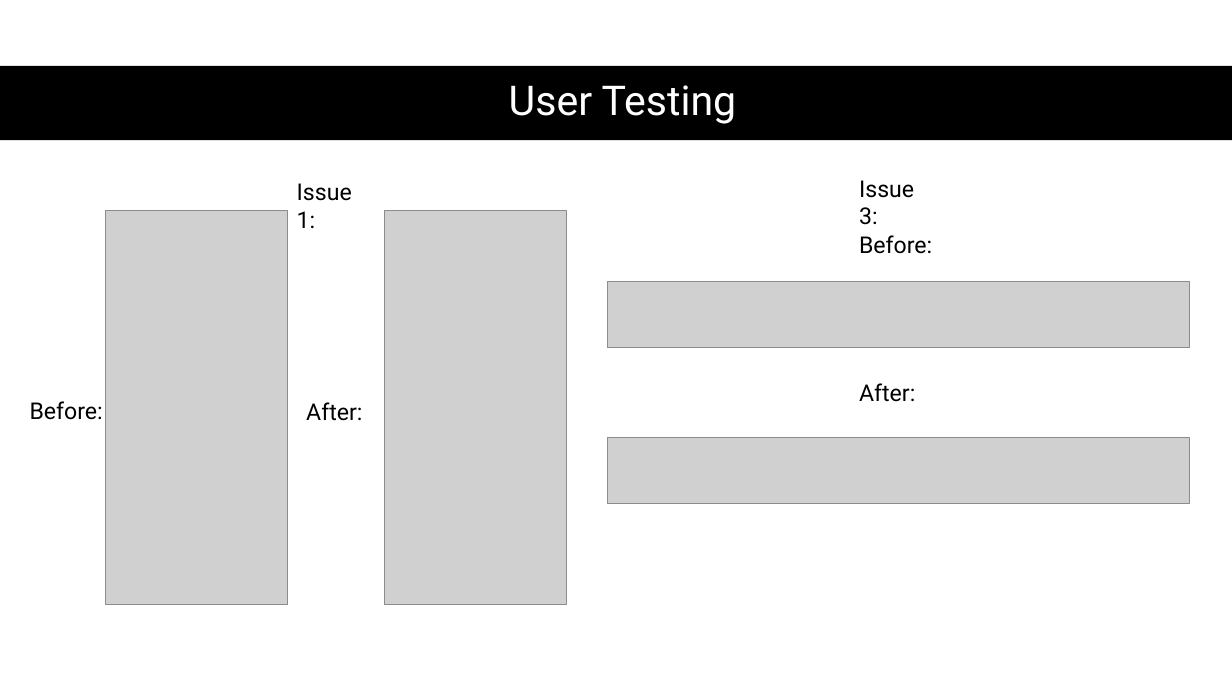
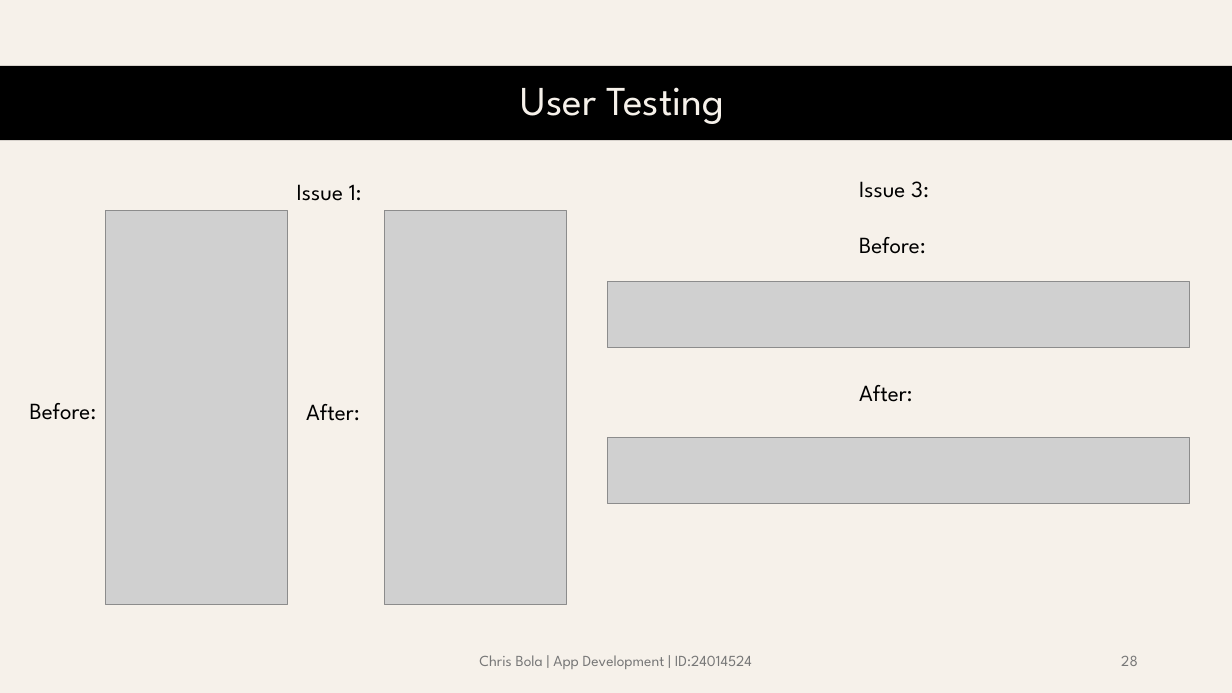
Before and after one commit to lghtson/ADS-2025, a slide deck: slide 28 of Holiday Planner.pptx (slide 30 before the commit). Drawn at 1232x693 pixels with LibreOffice and Linux fonts; fonts in the diff are those of the drawing; grey boxes stand for pictures. Boxes give left, top, right and bottom in pixels: in the first picture for what was removed or moved away, otherwise in the second. Text is boxed around its words. In the diff, an @@ line names an element or a change of style, - is before the commit and + after.

```diff
--- a/Holiday Planner.pptx
+++ b/Holiday Planner.pptx
@@ background #FFFFFF to #F6F1EA @@
@@ title "User Testing" at bbox=[521, 87, 724, 124]: font Roboto to League Spartan, text colour #FFFFFF to #F6F1EA @@
@@ font Roboto to League Spartan in 6 elements at bbox=[30, 403, 97, 420], bbox=[306, 404, 360, 421], bbox=[297, 184, 362, 201], bbox=[859, 181, 929, 198], bbox=[859, 237, 926, 254], bbox=[859, 385, 913, 402] @@
@@ text added at bbox=[479, 655, 752, 669], 12 pt, text #797979 @@
+Chris Bola | App Development | ID:24014524
@@ page number added at bbox=[1121, 656, 1138, 666], 12 pt, text #797979 @@
+28
```
Also in this commit, not shown: 25 other slides changed, 4 slides added, 6 slides removed, 4 other files.
